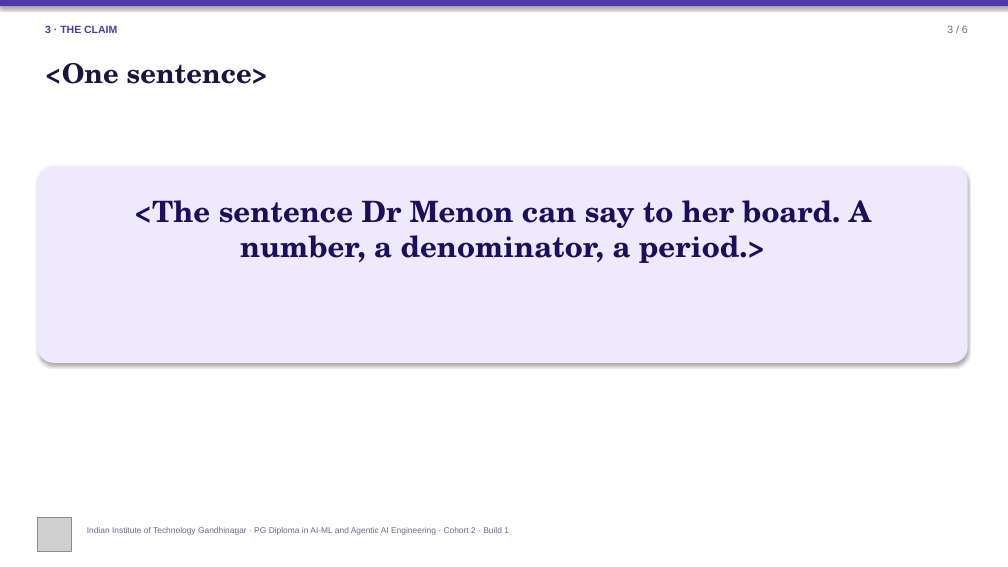
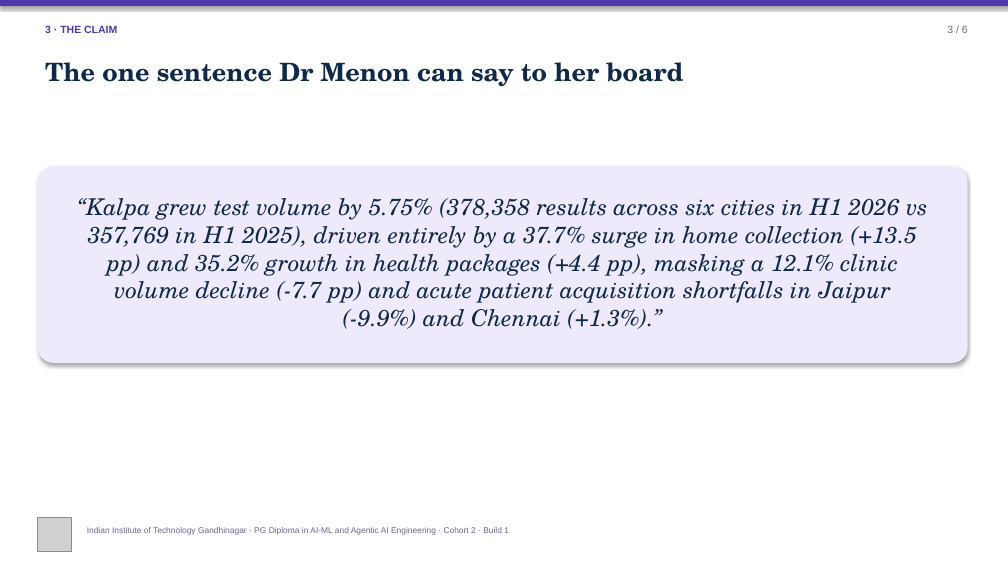
Before and after one commit to harshalpatil-IITGN/c2-build1-brief-a-group-2, a slide deck: slide 4 of slides/Build1_Slide_Template.pptx. Drawn at 1008x567 pixels with LibreOffice and Linux fonts; fonts in the diff are those of the drawing; grey boxes stand for pictures. Boxes give left, top, right and bottom in pixels: in the first picture for what was removed or moved away, otherwise in the second. Text is boxed around its words. In the diff, an @@ line names an element or a change of style, - is before the commit and + after.

Commit message:
feat(brief_a): integrate Kshitij's analysis, notebooks, and draft Brief A presentation with growth tree and executive charts

```diff
--- a/slides/Build1_Slide_Template.pptx
+++ b/slides/Build1_Slide_Template.pptx
@@ text at [45, 62, 683, 86]: text changed; size 26 to 24 pt; text colour #1A1440 to #0F294A @@
-<One sentence>
+The one sentence Dr Menon can say to her board
@@ text at [77, 198, 928, 329]: text changed; size 28 to 22 pt; text colour #1A0F5C to #0F294A; bold off; italic on @@
-<The sentence Dr Menon can say to her board. A number, a denominator, a period.>
+“Kalpa grew test volume by 5.75% (378,358 results across six cities in H1 2026 vs 357,769 in H1 2025), driven entirely by a 37.7% surge in home collection (+13.5 pp) and 35.2% growth in health packages (+4.4 pp), masking a 12.1% clinic volume decline (-7.7 pp) and acute patient acquisition shortfalls in Jaipur (-9.9%) and Chennai (+1.3%).”
```
Also in this commit, not shown: 9 other slides changed, 27 other files.
